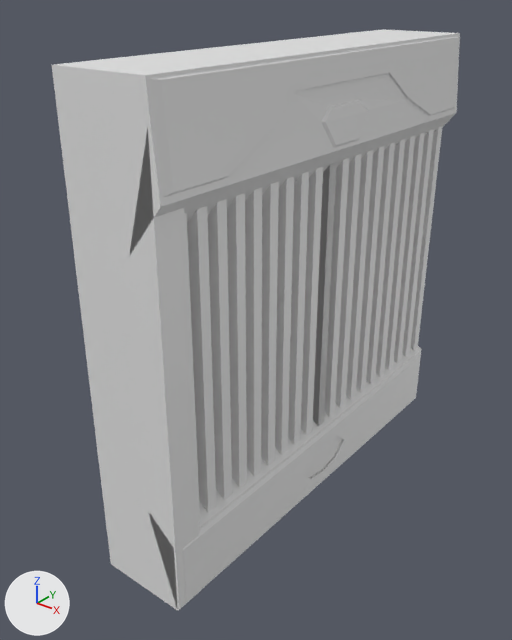
What one commit did to the Blender file Tohet/Assets/Models/VentClearELeft.blend.
One viewpoint serves both versions: a 50 mm camera at (2.63, -3.57, 1.86) aimed at (-0.03, -0.25, -0.2). Lighting does not change. The marker at lower left points along +X, +Y and +Z.
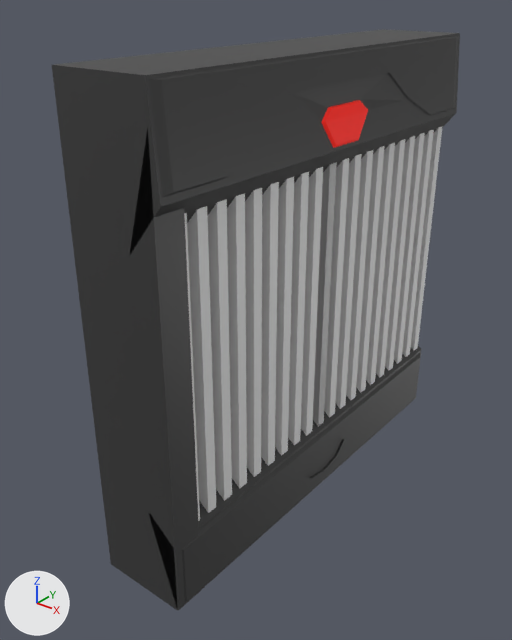
Pixel boxes (x1, y1, x2, y2) of what changed, in the pictures (512 x 640 px):
part 1 of me_cube_011, recoloured
    both: (52, 29, 460, 611)
part 2 of me_cube_011, recoloured (grey to red)
    both: (321, 100, 368, 148)

The change, as a diff of the scene's bpy script:
```diff
--- a/Tohet/Assets/Models/VentClearELeft.blend.py
+++ b/Tohet/Assets/Models/VentClearELeft.blend.py
@@ mat_black @@
+mat_black = principled_material('Black')
+mat_black.base_color = (0.0741, 0.0741, 0.0741)  # dark grey #4d4d4d
+mat_black.metallic = 0.554
+mat_black.specular_ior_level = 0.564
@@ mat_glowing @@
+mat_glowing = principled_material('Glowing')
+mat_glowing.base_color = (0.8, 0.00127, 0.0)  # red #e70400
+mat_glowing.emission_color = (0.268, 0.00442, 0.0)  # red #8d0e00
+mat_glowing.emission_strength = 1.0
@@ me_cube_011 @@
 me_cube_011.from_pydata(...)  # 384 vertices, 382 faces; spans x -1.5..3.21, y -1.5..1.5, z -1.5..1.5
 # used by ob_cube_008; location = (0.0, 0.0, 0.0); scale = (0.14, 1.0, 1.0)
+# me_cube_011 part 1: 370 of the faces centred in x -1.5..3.16, y -1.5..1.5, z -1.5..1.5 switch from no material to mat_black (dark grey #4d4d4d)
+# me_cube_011 part 2: all 12 faces centred in x 2.99..3.18, y -0.2..0.2, z 0.99..1.2 switch from no material to mat_glowing (red #e70400)
```
